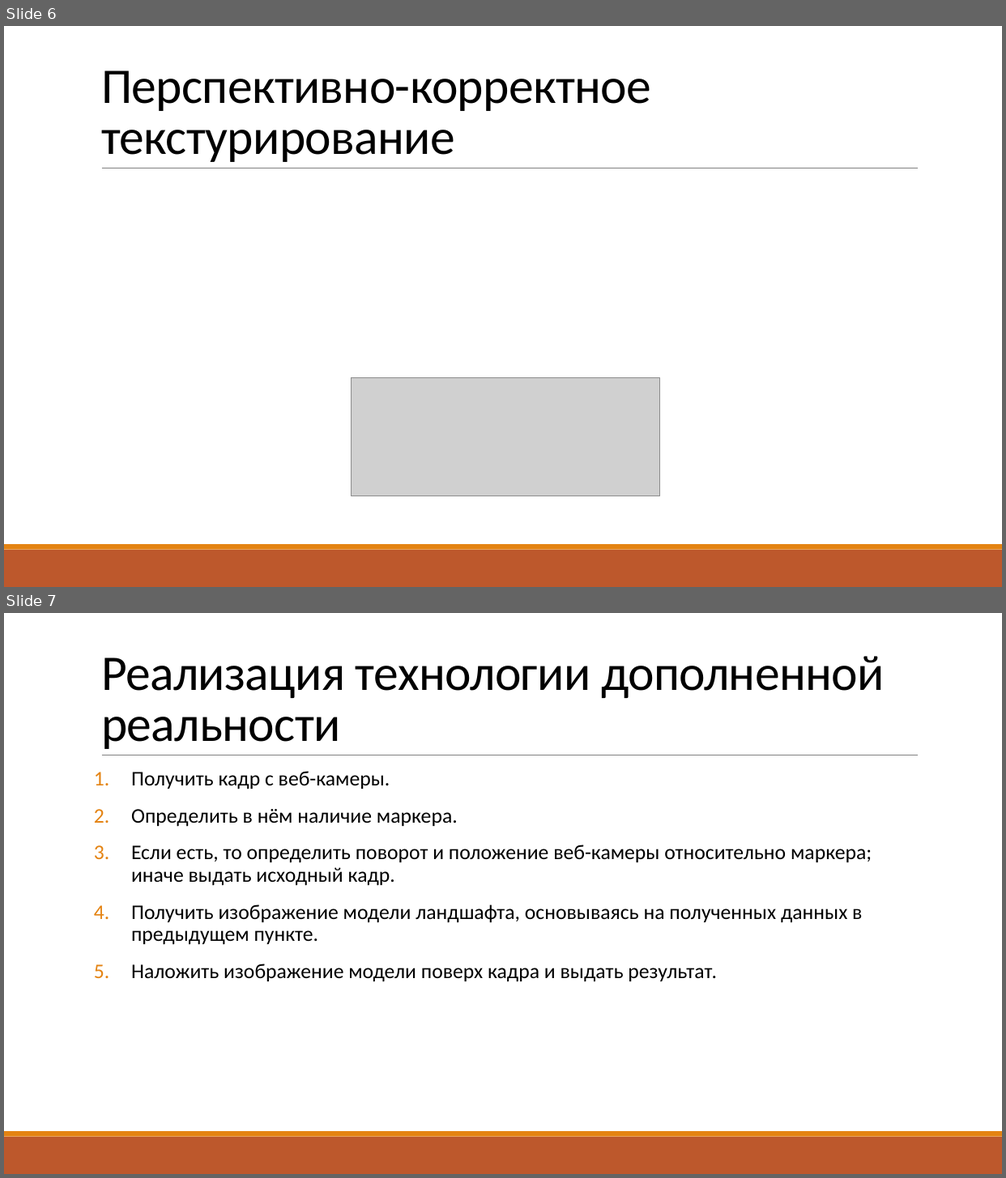
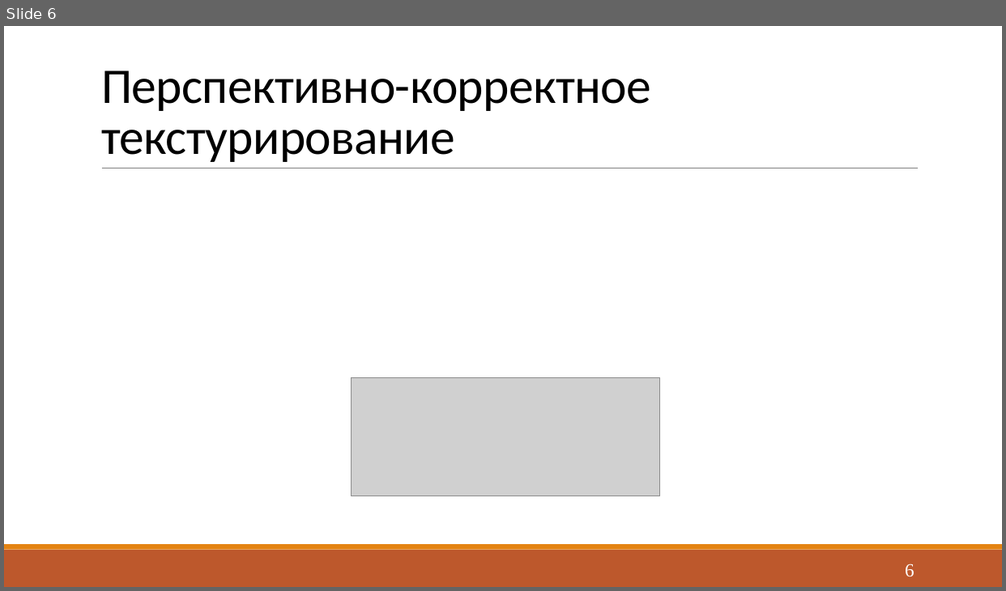
Before and after one commit to Yokud/CGCourseWork, a slide deck: docs/rpz/Presentation.pptx. Shown one above the other, each under a label of ours: slides 6 and 7 before the commit, slide 6 after it. The pictures are 1006x1178 and 1006x591 pixels, drawn with LibreOffice and Linux fonts; fonts in the diff are those of the drawing; grey boxes stand for pictures. Boxes give left, top, right and bottom in pixels: in the first picture for what was removed or moved away, otherwise in the second. Text is boxed around its words. In the diff, an @@ line names an element or a change of style, - is before the commit and + after.

```diff
--- a/docs/rpz/Presentation.pptx
+++ b/docs/rpz/Presentation.pptx
@@ slide 7 removed at (x1=4, y1=613, x2=1002, y2=1174), background #FFFFFF; not listed: 3 template elements that a slide beside it also shows @@
@@ title removed at (x1=101, y1=656, x2=884, y2=749) @@
-Реализация технологии дополненной реальности
@@ text removed at (x1=131, y1=771, x2=872, y2=982) @@
-1. Получить кадр с веб-камеры.
-2. Определить в нём наличие маркера.
-3. Если есть, то определить поворот и положение веб-камеры относительно маркера; иначе выдать исходный кадр.
-4. Получить изображение модели ландшафта, основываясь на полученных данных в предыдущем пункте.
-5. Наложить изображение модели поверх кадра и выдать результат.
@@ slide 6 changed as well @@
@@ page number added at (x1=905, y1=564, x2=914, y2=577), 18 pt, text #FFFFFF @@
+6
```
Also in this commit, not shown: 8 other slides changed, 6 slides added, 5 other slides removed, 4 other files.
